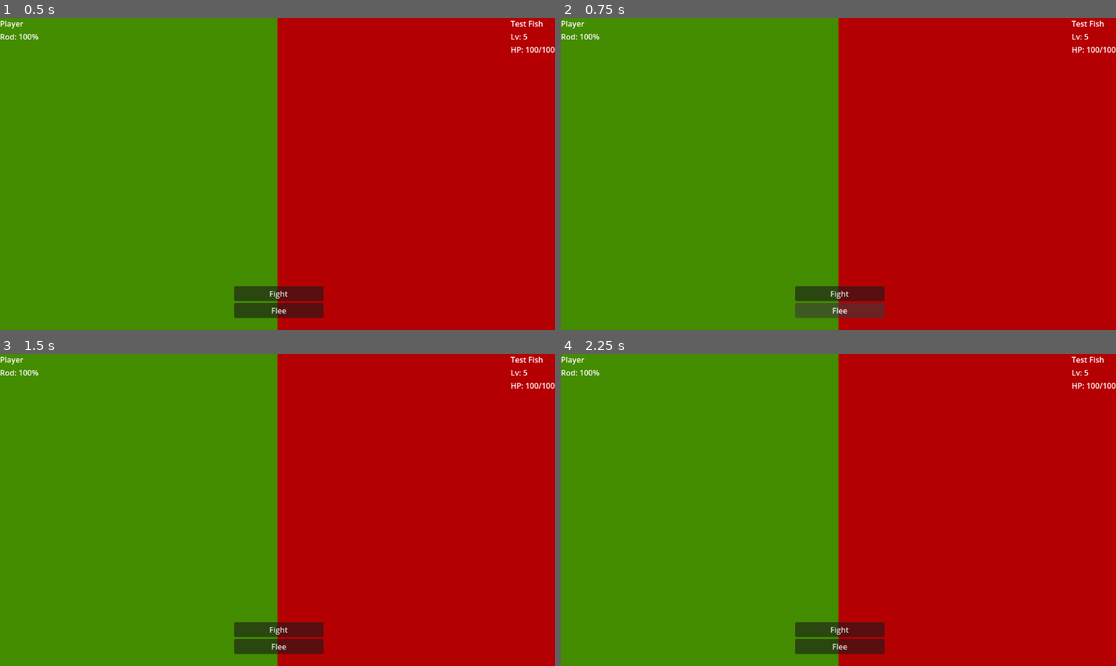
Above: before the commit, frames 1-4 (two rows, left to right).
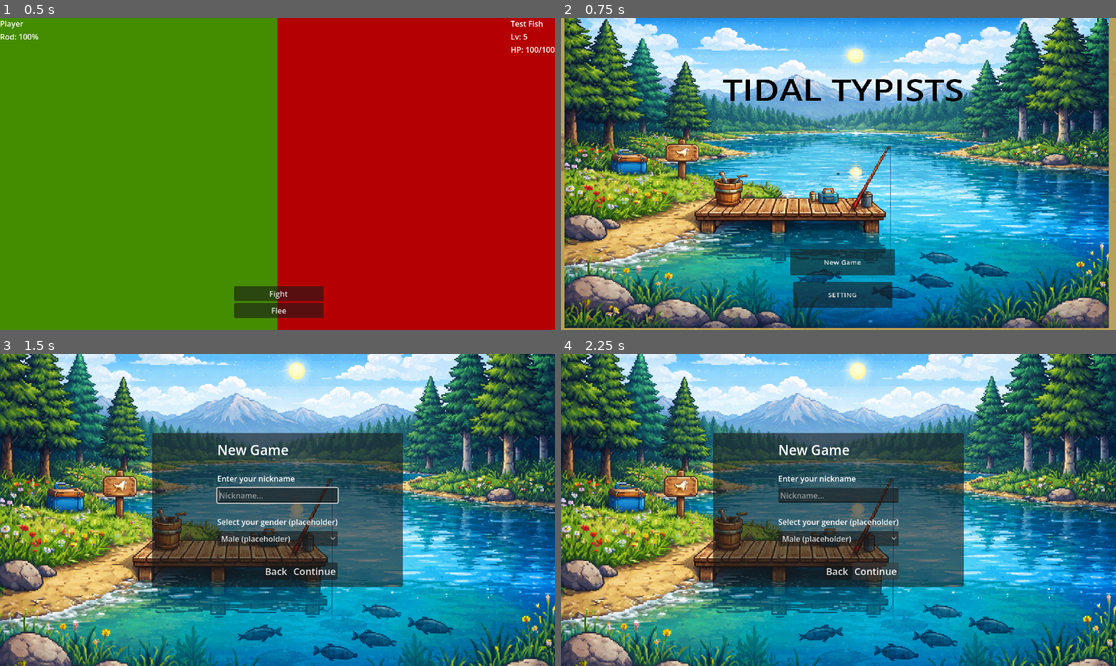
Above: after the commit, the same moments.

Repository: sagedontgo/tidal-typists
Game: Godot game, scene res://scenes/combat.tscn
Two runs of this game, one before a commit and one after it. Both use one fixed random seed, a clock stepped at 60 frames per second and the inputs below. This scene is started directly instead of the project's main scene.
Inputs (mouse positions are in pixels of both pictures, inside the frame that each line leads up to):
- Up to frame 1 (0.5 s): no input
- Up to frame 2 (0.75 s): click "Flee" at 0.5 s
- Up to frame 3 (1.5 s): click (283, 597) at 1.25 s, where only the run after the commit has a clickable "New Game"
- Up to frame 4 (2.25 s): click (877, 572) at 2 s, where only the run after the commit has a clickable "Continue"

Frame 1 is identical in both runs. In frame 2, 100% of the frame differs, in the area x 0-100%, y 0-100%; in frame 3, 100%; in frame 4, 100%.

Commit message:
Combat changes and startscreen changes

Diff:
--- a/tidal-typists/project.godot
+++ b/tidal-typists/project.godot
@@ -17,7 +17,7 @@
 
 [autoload]
 
-GlobalData="*uid://c16ymyofsr3f4"
+GlobalData="*res://scripts/global_data.gd"
 
 [input]
 
--- a/tidal-typists/scenes/combat.tscn
+++ b/tidal-typists/scenes/combat.tscn
@@ -43,8 +43,7 @@
 
 [node name="FleeButton" type="Button" parent="ChoiceButtons" unique_id=904064414]
 layout_mode = 2
-text = "Flee
-"
+text = "Flee"
 
 [node name="CombatUI" type="VBoxContainer" parent="." unique_id=640172574]
 layout_mode = 1
@@ -53,10 +52,10 @@
 anchor_top = 0.5
 anchor_right = 0.5
 anchor_bottom = 0.5
-offset_left = -20.0
-offset_top = -20.0
-offset_right = 20.0
-offset_bottom = 20.0
+offset_left = -200.0
+offset_top = -120.0
+offset_right = 200.0
+offset_bottom = 120.0
 grow_horizontal = 2
 grow_vertical = 2
 
--- a/tidal-typists/scenes/game.tscn
+++ b/tidal-typists/scenes/game.tscn
@@ -5,6 +5,7 @@
 [ext_resource type="PackedScene" uid="uid://n8r3fs1np7yu" path="res://scenes/cursor.tscn" id="2_lnu2h"]
 [ext_resource type="Texture2D" uid="uid://cod6ppkby6116" path="res://assets/map/tiles.png" id="2_yqjtg"]
 [ext_resource type="Texture2D" uid="uid://cb7c2s2nkafqd" path="res://assets/map/water_spritesheet.png" id="3_u5sy4"]
+[ext_resource type="PackedScene" uid="uid://drm0ljm7eq57t" path="res://scenes/hud.tscn" id="4_lbhrr"]
 [ext_resource type="PackedScene" uid="uid://mre4faygt0rf" path="res://scenes/hotbar.tscn" id="6_p57ef"]
 [ext_resource type="PackedScene" uid="uid://c40cjxyw2c7v4" path="res://scenes/inventory.tscn" id="7_u5sy4"]
 [ext_resource type="PackedScene" uid="uid://sjan3eivecdw" path="res://scenes/startscreen.tscn" id="8_gee14"]
@@ -525,6 +526,8 @@
 offset_right = -281.0
 offset_bottom = -12.0
 
+[node name="StartScreen" parent="HUD" unique_id=708417317 instance=ExtResource("8_gee14")]
+
 [node name="CanvasLayer" type="CanvasLayer" parent="." unique_id=731352674]
 
 [node name="FishingUI" type="Control" parent="CanvasLayer" unique_id=520759327]
--- a/tidal-typists/scenes/new_game_setup.tscn
+++ b/tidal-typists/scenes/new_game_setup.tscn
@@ -1,7 +1,7 @@
-[gd_scene format=3 uid="uid://b4qc1wy3pmd01"]
+[gd_scene format=3]
 
-[ext_resource type="Texture2D" uid="uid://birylhn30nsck" path="res://Images/2d pixel background.png" id="1_bg"]
-[ext_resource type="Script" uid="uid://d1newgamesetupscript" path="res://scripts/new_game_setup.gd" id="2_script"]
+[ext_resource type="Texture2D" path="res://Images/2d pixel background.png" id="1_bg"]
+[ext_resource type="Script" path="res://scripts/new_game_setup.gd" id="2_script"]
 
 [node name="NewGameSetup" type="Control"]
 anchors_preset = 15
--- a/tidal-typists/scripts/combat.gd
+++ b/tidal-typists/scripts/combat.gd
@@ -19,6 +19,7 @@
 @onready var result_label = $ResultUI/ResultLabel
 @onready var damage_label = $ResultUI/DamageLabel
 @onready var continue_button = $ResultUI/ContinueButton
+@onready var _gd: Node = get_node_or_null("/root/GlobalData")
 
 @export var easy_words: Array[String] = [
 	"the", "and", "cat", "dog", "sun", "boy", "run", "sit", "big", "hot"
@@ -46,6 +47,7 @@
 var prep_time = 3.0
 var prep_timer = 0.0
 var is_prep_phase = false
+var _in_fish_attack := false
 
 func _ready() -> void:
 	update_ui()
@@ -59,11 +61,21 @@
 	continue_button.pressed.connect(on_continue_pressed)
 	input_box.text_submitted.connect(on_text_submitted)
 
+	# Prevent Enter from accidentally "activating" a focused button.
+	# During combat we want typing input to own focus.
+	fight_button.focus_mode = Control.FOCUS_NONE
+	flee_button.focus_mode = Control.FOCUS_NONE
+	continue_button.focus_mode = Control.FOCUS_NONE
+
 func update_ui() -> void:
-	rod_durability_label.text = "Rod: " + str(GlobalData.rod_durability) + "%"
-	fish_name_label.text = GlobalData.current_fish["name"]
-	fish_level_label.text = "Lv: " + str(GlobalData.current_fish["level"])
-	fish_health_label.text = "HP: " + str(GlobalData.current_fish["health"]) + "/" + str(GlobalData.current_fish["max_health"])
+	if _gd == null:
+		push_error("GlobalData autoload missing. Check Project Settings > Autoload.")
+		return
+	rod_durability_label.text = "Rod: " + str(_gd.get("rod_durability")) + "%"
+	var fish := _gd.get("current_fish") as Dictionary
+	fish_name_label.text = str(fish.get("name", "Unknown Fish"))
+	fish_level_label.text = "Lv: " + str(fish.get("level", 1))
+	fish_health_label.text = "HP: %s/%s" % [str(fish.get("health", 0)), str(fish.get("max_health", 0))]
 
 func on_fight_pressed() -> void:
 	choice_buttons.visible = false
@@ -95,7 +107,11 @@
 	combat_ui.visible = true
 	input_box.grab_focus()
 
-	var fish_level = GlobalData.current_fish["level"]
+	if _gd == null:
+		push_error("GlobalData autoload missing. Check Project Settings > Autoload.")
+		return
+	var fish := _gd.get("current_fish") as Dictionary
+	var fish_level: int = int(fish.get("level", 1))
 	var difficulty = "easy"
 	var word_count = 3
 
@@ -133,10 +149,10 @@
 
 	current_word_index += 1
 	input_box.clear()
-	input_box.grab_focus()
 
 	if current_word_index < words_to_type.size():
 		word_label.text = words_to_type[current_word_index]
+		input_box.grab_focus()
 	else:
 		end_turn()
 
@@ -156,6 +172,10 @@
 func end_turn() -> void:
 	combat_ui.visible = false
 	result_ui.visible = true
+	_in_fish_attack = false
+	# Player-result screen: Continue should be usable here.
+	continue_button.disabled = false
+	continue_button.visible = true
 
 	var time_taken = Time.get_ticks_msec() / 1000.0 - start_time
 	var wpm = (typed_words.size() / time_taken) * 60.0
@@ -164,7 +184,10 @@
 	var damage = 0
 	if accuracy >= 70:
 		damage = int(wpm * (accuracy / 100.0))
-		GlobalData.current_fish["health"] -= damage
+		if _gd != null:
+			var fish := _gd.get("current_fish") as Dictionary
+			fish["health"] = int(fish.get("health", 0)) - damage
+			_gd.set("current_fish", fish)
 		result_label.text = "Hit!"
 		damage_label.text = "Damage: " + str(damage) + "\nWPM: " + str(int(wpm)) + " | Accuracy: " + str(int(accuracy)) + "%"
 	else:
@@ -174,22 +197,39 @@
 	update_ui()
 
 func on_continue_pressed() -> void:
+	# During fish attack phase, Continue must do nothing to prevent multi-hit bugs.
+	if _in_fish_attack:
+		return
+
 	result_ui.visible = false
 
-	if GlobalData.current_fish["health"] <= 0:
+	if _gd == null:
+		get_tree().change_scene_to_file("res://scenes/game.tscn")
+		return
+	var fish := _gd.get("current_fish") as Dictionary
+	if int(fish.get("health", 0)) <= 0:
 		get_tree().change_scene_to_file("res://scenes/game.tscn")
 		return
 
 	fish_turn()
 
 func fish_turn() -> void:
-	var fish_damage = randi_range(1, GlobalData.current_fish["max_damage"])
+	_in_fish_attack = true
+	# Fish-attack screen: hide/disable Continue to prevent multiple damage ticks.
+	continue_button.disabled = true
+	continue_button.visible = false
+
+	if _gd == null:
+		get_tree().change_scene_to_file("res://scenes/game.tscn")
+		return
+	var fish := _gd.get("current_fish") as Dictionary
+	var fish_damage = randi_range(1, int(fish.get("max_damage", 1)))
 	var time_taken = Time.get_ticks_msec() / 1000.0 - start_time
 	var wpm = (typed_words.size() / time_taken) * 60.0
 	var wpm_reduction = int(wpm * 0.1)
 	fish_damage = max(1, fish_damage - wpm_reduction)
 
-	GlobalData.rod_durability -= fish_damage
+	_gd.set("rod_durability", int(_gd.get("rod_durability")) - fish_damage)
 	update_ui()
 
 	result_ui.visible = true
@@ -199,7 +239,7 @@
 	await get_tree().create_timer(1.5).timeout
 	result_ui.visible = false
 
-	if GlobalData.rod_durability <= 0:
+	if int(_gd.get("rod_durability")) <= 0:
 		get_tree().change_scene_to_file("res://scenes/game.tscn")
 	else:
 		start_combat()
--- a/tidal-typists/scripts/global_data.gd
+++ b/tidal-typists/scripts/global_data.gd
@@ -1,4 +1,13 @@
 extends Node
+
+# If true, we skip the start menu overlay when `game.tscn` is loaded again
+# (e.g. returning from combat back into the game scene).
+var has_started_game: bool = false
+
+# Used to restore player position when coming back to `game.tscn`
+# after a scene change into combat.
+var has_saved_player_position: bool = false
+var saved_player_position: Vector2 = Vector2.ZERO
 
 var current_fish = {
 	"name": "Test Fish",
--- a/tidal-typists/scripts/player.gd
+++ b/tidal-typists/scripts/player.gd
@@ -5,6 +5,12 @@
 @onready var animated_sprite = $AnimatedSprite2D
 
 var can_move = true
+
+func _ready() -> void:
+	# If we came back from combat, restore where we were.
+	var gd := get_node_or_null("/root/GlobalData")
+	if gd != null and bool(gd.get("has_saved_player_position")):
+		global_position = gd.get("saved_player_position")
 
 func _physics_process(_delta: float) -> void:
 	if not can_move:
@@ -48,5 +54,12 @@
 
 func _input(event: InputEvent) -> void:
 	if event.is_action_pressed("ui_accept"):
+		# Save our current position so returning from combat doesn't
+		# reset us to the scene's default spawn point.
+		var gd := get_node_or_null("/root/GlobalData")
+		if gd != null:
+			gd.set("has_saved_player_position", true)
+			gd.set("saved_player_position", global_position)
+
 		Input.set_mouse_mode(Input.MOUSE_MODE_VISIBLE)
 		get_tree().change_scene_to_file("res://scenes/combat.tscn")
--- a/tidal-typists/scripts/start_menu.gd
+++ b/tidal-typists/scripts/start_menu.gd
@@ -13,6 +13,20 @@
 		get_parent().process_mode = Node.PROCESS_MODE_WHEN_PAUSED
 
 func _ready() -> void:
+	# If we're returning to `game.tscn` from another scene (combat),
+	# we don't want the start menu to reopen and pause the game.
+	var gd := get_node_or_null("/root/GlobalData")
+	if gd != null and bool(gd.get("has_started_game")):
+		# Ensure normal gameplay state, then remove the overlay.
+		get_tree().paused = false
+		Input.set_mouse_mode(Input.MOUSE_MODE_HIDDEN)
+		var root := get_parent()
+		if root != null:
+			root.queue_free()
+		else:
+			queue_free()
+		return
+
 	_connect_optional_buttons()
 	# Open/pause here (not _enter_tree) so it runs after other nodes' _ready().
 	# To prevent the in-game Cursor script from immediately hiding the mouse.
@@ -26,6 +40,12 @@
 	Input.set_mouse_mode(Input.MOUSE_MODE_VISIBLE)
 
 func _close_menu_and_resume() -> void:
+	# Mark that the game has started this session so the menu doesn't reopen
+	# when we come back to `game.tscn` from other scenes (like combat).
+	var gd := get_node_or_null("/root/GlobalData")
+	if gd != null:
+		gd.set("has_started_game", true)
+
 	if _paused_by_menu:
 		get_tree().paused = false
 		_paused_by_menu = false
